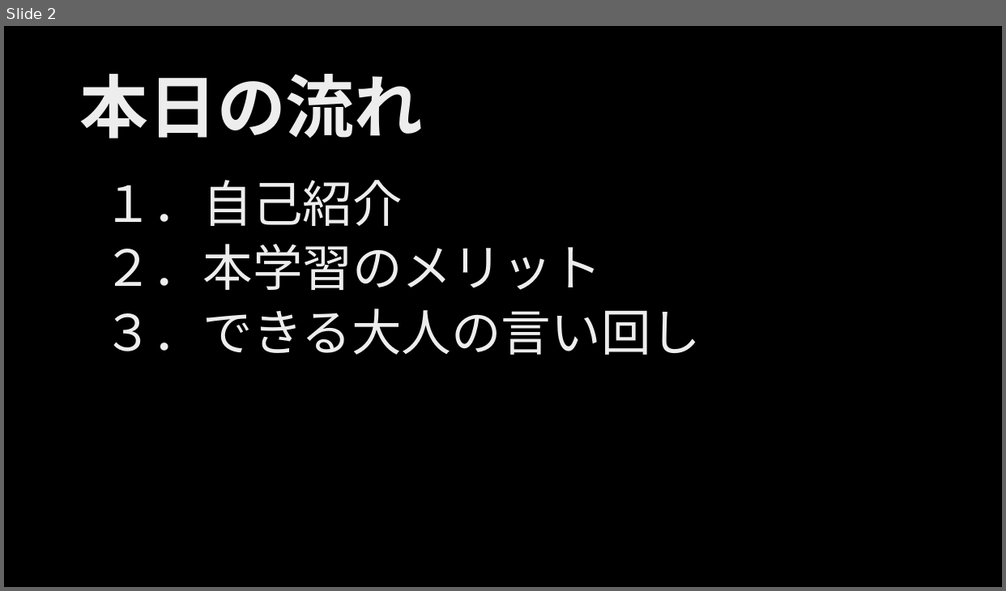
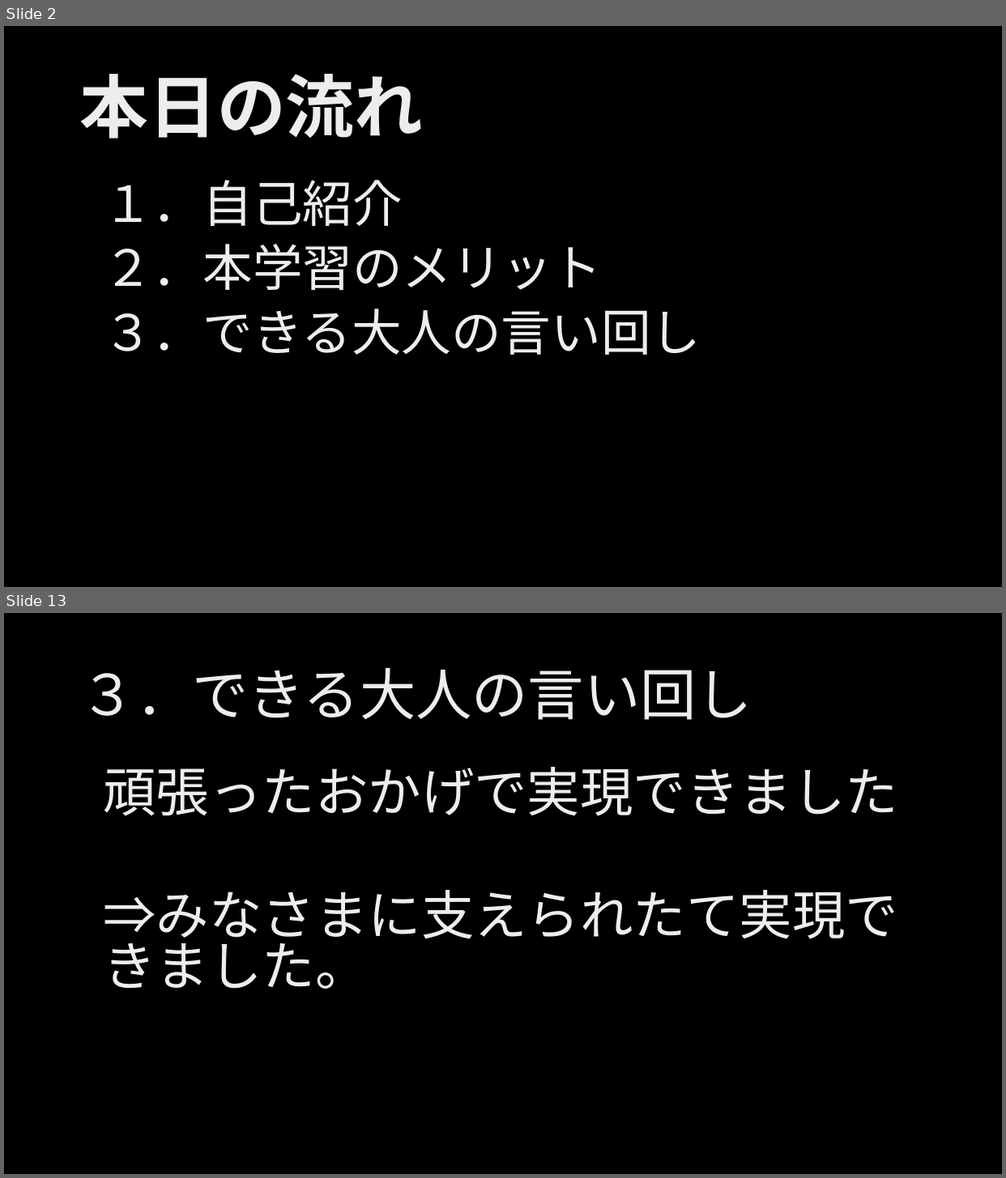
Before and after one commit to ljsdl/kmusubi, a slide deck: docs/999_学习资料汇总/実用日本語.pptx. Shown one above the other, each under a label of ours: slide 2 before the commit, slides 2 and 13 after it; the slides between them are not shown. The pictures are 1006x591 and 1006x1178 pixels, drawn with LibreOffice and Linux fonts; fonts in the diff are those of the drawing; background and template pictures are left out. Boxes give left, top, right and bottom in pixels: in the first picture for what was removed or moved away, otherwise in the second. Text is boxed around its words. In the diff, an @@ line names an element or a change of style, - is before the commit and + after.

```diff
--- a/docs/999_学习资料汇总/実用日本語.pptx
+++ b/docs/999_学习资料汇总/実用日本語.pptx
@@ slide 13 added at box(4, 613, 1002, 1174), background picture (left out) @@
@@ title added at box(80, 668, 752, 720), 54 pt, text gradient #BFBFBF to #EDEDED to #FFFFFF @@
+３．できる大人の言い回し
@@ text added at box(103, 767, 898, 989), 51 pt, text gradient #BFBFBF to #EDEDED to #FFFFFF @@
+頑張ったおかげで実現できました
+⇒みなさまに支えられたて実現できました。
```
Also in this commit, not shown: 3 slides changed, 9 other slides added.
